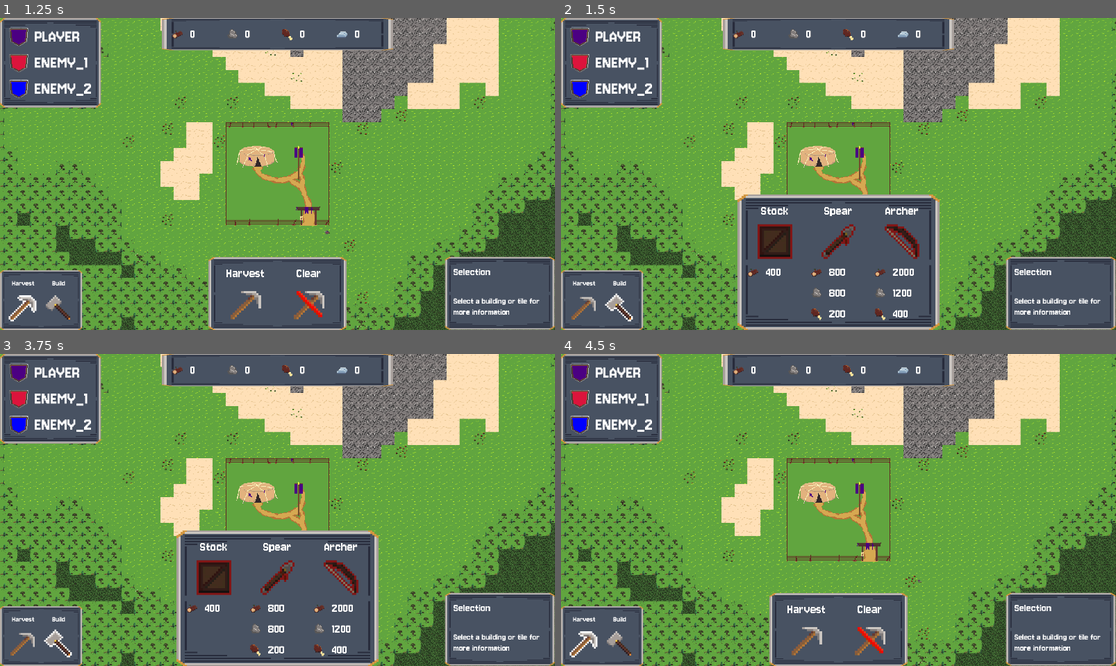
Above: before the commit, frames 1-4 (two rows, left to right).
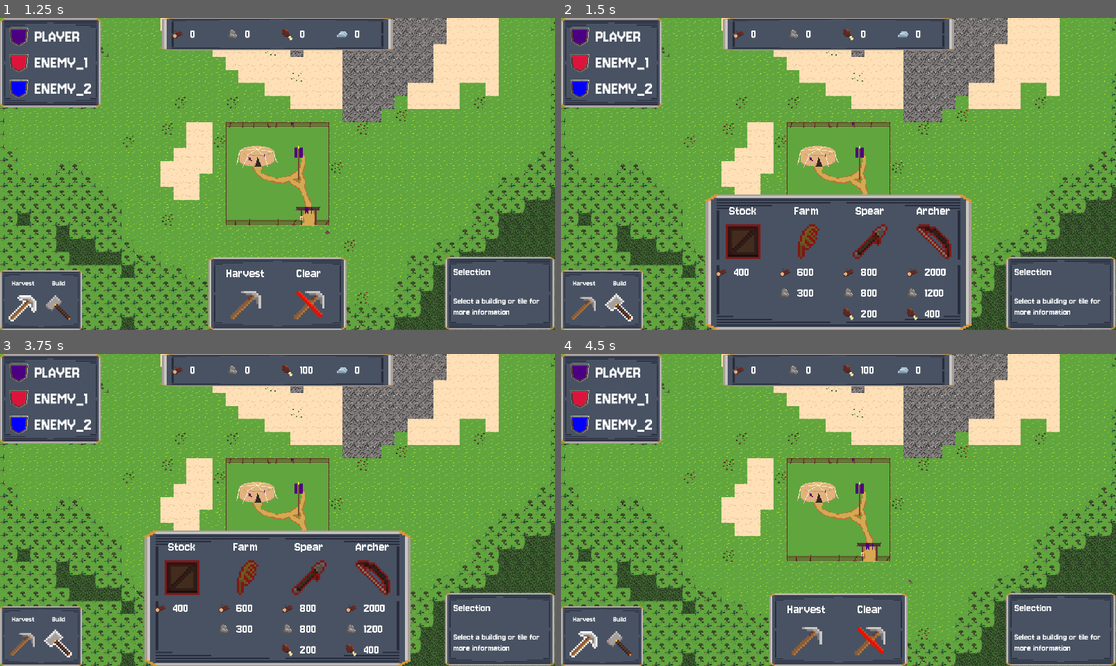
Above: after the commit, the same moments.

Repository: tom-con/erosion-prototype-2
Game: Godot game, scene res://Main.tscn
Two runs of this game, one before a commit and one after it. Both use one fixed random seed, a clock stepped at 60 frames per second and the inputs below.
Inputs (mouse positions are in pixels of both pictures, inside the frame that each line leads up to):
- Up to frame 1 (1.25 s): click (22, 308) at 0.5 s
- Up to frame 2 (1.5 s): click (622, 308) at 1.25 s
- Up to frame 3 (3.75 s): click (22, 644) at 2 s; click (244, 641) at 2.77 s; click (61, 644) at 3.5 s
- Up to frame 4 (4.5 s): click (583, 644) at 4.25 s

Frame 1 is identical in both runs. In frame 2, 9.5% of the frame differs, in the area x 26-74%, y 56-100%; in frame 3, 9.6%, in the area x 26-74%, y 4-100%; in frame 4, less than 0.1%.

Commit message:
Improves harvesting issues caused by bad A* and neighbour stuff, adds farms

Diff:
--- a/autoload/game.gd
+++ b/autoload/game.gd
@@ -20,6 +20,10 @@
 		"wood": 2000,
 		"stone":1200,
 		"food": 400
+	},
+	"farm": {
+		"wood": 600,
+		"stone":300
 	},
 	"spearman_barracks": {
 		"wood": 800,
@@ -66,7 +70,8 @@
 				"archer_barracks": 0,
 				"spearman_barracks": 0,
 				"stockpile": 0,
-				"worker": 0
+				"worker": 0,
+				"farm": 0
 			}
 		}
 
--- a/scenes/automatons/worker.gd
+++ b/scenes/automatons/worker.gd
@@ -45,6 +45,7 @@
 var _path_goal_tile: Vector2i = Vector2i(-1, -1)
 var _rng: RandomNumberGenerator = RandomNumberGenerator.new()
 
+# Runs when the worker enters the scene; sets up groups, RNG, and signals
 func _ready() -> void:
 	add_to_group("workers")
 	z_index = 5
@@ -53,6 +54,7 @@
 	if _terrain_map:
 		_terrain_map.harvest_tags_changed.connect(_on_harvest_tags_changed)
 
+# Called after instantiation to assign ownership, team color, and home base
 func configure_worker(base: BaseBuilding, new_team_id: String, color: Color, player_owned: bool) -> void:
 	home_base = base
 	team_id = new_team_id
@@ -60,6 +62,7 @@
 	team_color = color
 	_apply_team_color()
 
+# Main per-physics tick; drives the worker state machine and movement
 func _physics_process(delta: float) -> void:
 	_exception_refresh_timer -= delta
 	_search_cooldown = max(_search_cooldown - delta, 0.0)
@@ -100,6 +103,7 @@
 			if _move_along_path_to(_deposit_target_tile(), _deposit_arrive_threshold()):
 				_deposit_resource()
 
+# Chooses the correct animation for the current state without restarting unnecessarily
 func _resolve_animation() -> void:
 	var anim: AnimatedSprite2D = $AnimatedSprite2D
 	var current_anim: String = anim.get_animation()
@@ -127,6 +131,7 @@
 			if not is_playing:
 				anim.play("walk")
 
+# Follows the current AStar path toward a goal tile, rebuilding if needed
 func _move_along_path_to(goal_tile: Vector2i, arrive_distance: float) -> bool:
 	if goal_tile.x < 0 or goal_tile.y < 0:
 		velocity = Vector2.ZERO
@@ -135,6 +140,7 @@
 		_build_path_to_tile(goal_tile)
 	return _follow_path(arrive_distance)
 
+# Finds a nearby passable tile to start pathing from if the worker stands on a blocked tile
 func _safe_origin_tile() -> Vector2i:
 	if not _terrain_map:
 		return Vector2i(-1, -1)
@@ -154,6 +160,7 @@
 					return candidate
 	return start
 
+# Builds an AStar path from the current tile to the goal tile
 func _build_path_to_tile(goal_tile: Vector2i) -> void:
 	_path = PackedVector2Array()
 	_path_index = 0
@@ -167,6 +174,7 @@
 	if _path.is_empty():
 		_path.append(_terrain_map.get_tile_center(goal_tile))
 
+# Steps through the path waypoints, moving until within the arrival threshold
 func _follow_path(arrive_distance: float) -> bool:
 	if _path.is_empty():
 		velocity = Vector2.ZERO
@@ -195,21 +203,23 @@
 	move_and_slide()
 	return false
 
-#TODO: WHAT THIS
+# Picks a passable tile near the target resource for pathing
 func _resource_path_tile() -> Vector2i:
-	if _terrain_map and _target_tile.x >= 0:
-		var neighbor: Vector2i = _find_passable_neighbor(_target_tile)
-		if neighbor.x >= 0:
-			return neighbor
-		return _target_tile
+	if not _terrain_map or _target_tile.x < 0:
+		return Vector2i(-1, -1)
+	var neighbor: Vector2i = _find_passable_neighbor(_target_tile)
+	if neighbor.x >= 0:
+		return neighbor
 	return Vector2i(-1, -1)
 
+# Converts the chosen resource tile into world coordinates
 func _resource_world_position() -> Vector2:
 	var tile: Vector2i = _resource_path_tile()
 	if _terrain_map and tile.x >= 0:
 		return _terrain_map.get_tile_center(tile)
 	return global_position
 
+# Chooses the best tile to stand on when depositing at the nearest dropoff
 func _deposit_target_tile() -> Vector2i:
 	if not _terrain_map:
 		return Vector2i(-1, -1)
@@ -246,22 +256,26 @@
 		return tile
 	return Vector2i(-1, -1)
 
+# World position to reach for depositing
 func _deposit_target_position() -> Vector2:
 	var tile: Vector2i = _deposit_target_tile()
 	if _terrain_map and tile.x >= 0:
 		return _terrain_map.get_tile_center(tile)
 	return global_position
 
+# How close the worker must be to deposit at the dropoff
 func _deposit_arrive_threshold() -> float:
 	var dropoff: Node = _nearest_dropoff()
 	if dropoff and dropoff.has_method("get_collision_radius"):
 		return deposit_distance + float(dropoff.get_collision_radius())
 	return deposit_distance
 
+# Switches to returning state and builds the path to the dropoff
 func _start_returning() -> void:
 	_build_path_to_tile(_deposit_target_tile())
 	_state = STATE_RETURNING
 
+# Finds the closest friendly dropoff building
 func _nearest_dropoff() -> Node:
 	var best: Node = null
 	var best_dist: float = INF
@@ -283,6 +297,7 @@
 			best = node
 	return best
 
+# Chooses the nearest marked or harvestable target (tile or node) and starts moving toward it
 func _try_acquire_resource(force: bool = false) -> bool:
 	if not _terrain_map:
 		return false
@@ -313,6 +328,7 @@
 		_start_returning()
 	return false
 
+# Handles harvest timer, collects resources, and decides whether to keep harvesting or return
 func _collect_resource() -> void:
 	if not _terrain_map or _target_tile.x < 0:
 		if _should_return_to_deposit():
@@ -345,6 +361,7 @@
 	else:
 		_state = STATE_HARVESTING
 
+# Transfers backpack contents to the game, clears state, and immediately seeks a new task
 func _deposit_resource() -> void:
 	var has_game: bool = _game and _game.has_method("add_resources")
 	if has_game:
@@ -365,6 +382,7 @@
 	_state = STATE_IDLE
 	_try_acquire_resource(true)
 
+# Resets backpack contents to zero
 func _empty_backpack() -> void:
 	_backpack = {
 	"wood": 0,
@@ -374,29 +392,35 @@
 }
 
 
+# Sums all carried resources
 func _get_carried_amount() -> int:
 	var total: int = 0
 	for r in _backpack.keys():
 		total += _backpack[r]
 	return total
 
+# Adds a specific resource type to the backpack (creates warning if unknown)
 func _add_to_backpack(res_type: String, amt: int) -> void:
 	if not _backpack.has(res_type):
 		print("Invalid _add_to_backpack resource")
 	_backpack[res_type] = _backpack[res_type] + amt
 
+# How much space is left in the backpack
 func _remaining_capacity() -> int:
 	return backpack_capacity - _get_carried_amount()
 
+# Checks if the backpack is full
 func _should_return_to_deposit() -> bool:
 	return _get_carried_amount() >= backpack_capacity
 
+# Searches the scene tree for the TerrainMap instance
 func _find_terrain_map() -> TerrainMap:
 	for node in get_tree().get_nodes_in_group("terrain_map"):
 		if node is TerrainMap:
 			return node
 	return null
 
+# Applies the team color shader to this worker’s sprite
 func _apply_team_color() -> void:
 	if not team_color:
 		print("Worker invalid team color")
@@ -405,6 +429,7 @@
 	$AnimatedSprite2D.material.shader = TEAM_SHADER
 	$AnimatedSprite2D.material.set_shader_parameter("team_color", team_color)
 
+# Returns any nearby passable tile around the given coordinate
 func _find_passable_neighbor(tile: Vector2i) -> Vector2i:
 	if not _terrain_map:
 		return Vector2i(-1, -1)
@@ -418,12 +443,15 @@
 		Vector2i(1, -1),
 		Vector2i(-1, 1)
 	]
+	var best: Vector2i = Vector2i(1, 0)
 	for offset in offsets:
 		var candidate: Vector2i = tile + offset
-		if _terrain_map.is_tile_passable(candidate):
-			return candidate
-	return Vector2i(-1, -1)
-
+		var is_closest = global_position.distance_to(_terrain_map.get_tile_center(candidate)) < global_position.distance_to(_terrain_map.get_tile_center(best))
+		if _terrain_map.is_tile_passable(candidate) and is_closest:
+			best = candidate
+	return best
+
+# Adds collision exceptions so friendly units and workers don’t collide
 func _refresh_friendly_unit_exceptions() -> void:
 	if not is_inside_tree():
 		return
@@ -445,9 +473,11 @@
 			add_collision_exception_with(worker)
 			worker.add_collision_exception_with(self)
 
+# Adds a bit of randomness to stagger how often workers search for resources
 func _random_search_delay() -> float:
 	return SEARCH_COOLDOWN_BASE + _rng.randf() * SEARCH_COOLDOWN_JITTER
 
+# Reacts to harvest tag changes; player workers retarget when marks appear/disappear
 func _on_harvest_tags_changed(_tile: Vector2i, _is_marked: bool) -> void:
 	if not is_player:
 		return
--- a/scenes/ui/panels/context_panel.gd
+++ b/scenes/ui/panels/context_panel.gd
@@ -46,6 +46,18 @@
 			"base": "stockpile_icon",
 			"disabled": "stockpile_disabled_icon",
 			"hover": "stockpile_highlight_icon"
+		},
+		"press_signal": ""
+	},
+		{
+		"id": "farm",
+		"label": "Farm",
+		"description": "A structure that generates food",
+		"cost_type": "core",
+		"icon": {
+			"base": "farm_icon",
+			"disabled": "farm_disabled_icon",
+			"hover": "farm_highlight_icon"
 		},
 		"press_signal": ""
 	},
@@ -173,6 +185,7 @@
 			var created: Dictionary = _add_entry(e)
 			_grid.add_child(created.get("button"))
 			_current_entries[id] = created
+	_refresh_entries_cost()
 	last_action = context
 
 func _clear_entries() -> void:
@@ -209,7 +222,6 @@
 		var button: TextureButton = entry.get("button_node") if entry.has("button_node") else entry.get("button").get_node_or_null("TextureButton")
 		if button:
 			button.disabled = not can_afford
-		print(entry.get("button").get_children())
 		_update_cost_labels(entry.get("button").get_node("CostContainer"), cost_info)
 
 
Binary file added: assets/icons/farm_disabled_icon.png
Not shown, added: assets/icons/farm_disabled_icon.png.import
Binary file added: assets/icons/farm_highlight_icon.png
Not shown, added: assets/icons/farm_highlight_icon.png.import
Binary file added: assets/icons/farm_icon.png
Not shown, added: assets/icons/farm_icon.png.import
